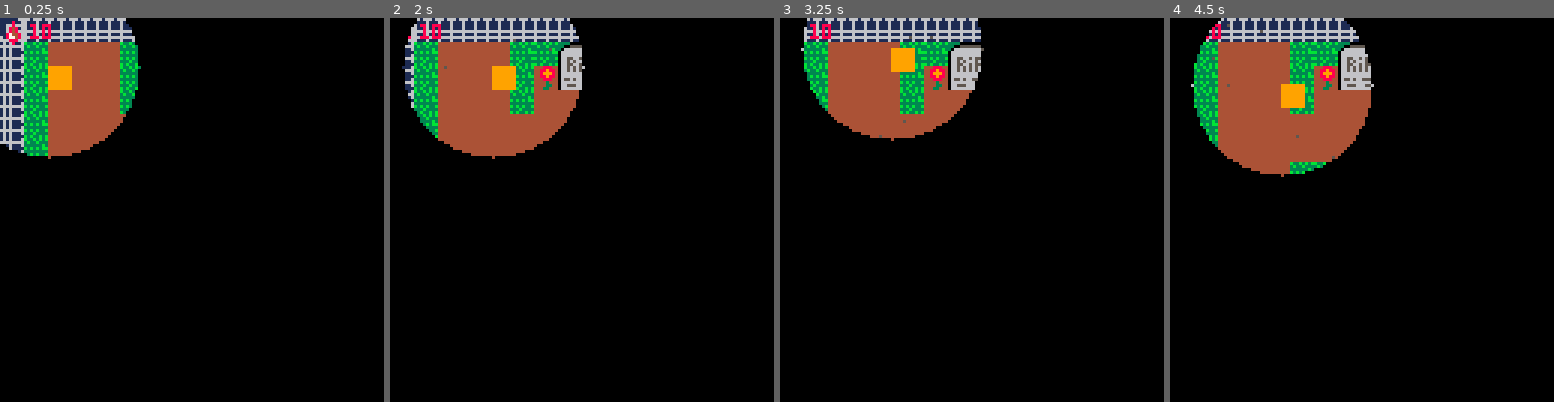
Above: before the commit, frames 1-4 (left to right).
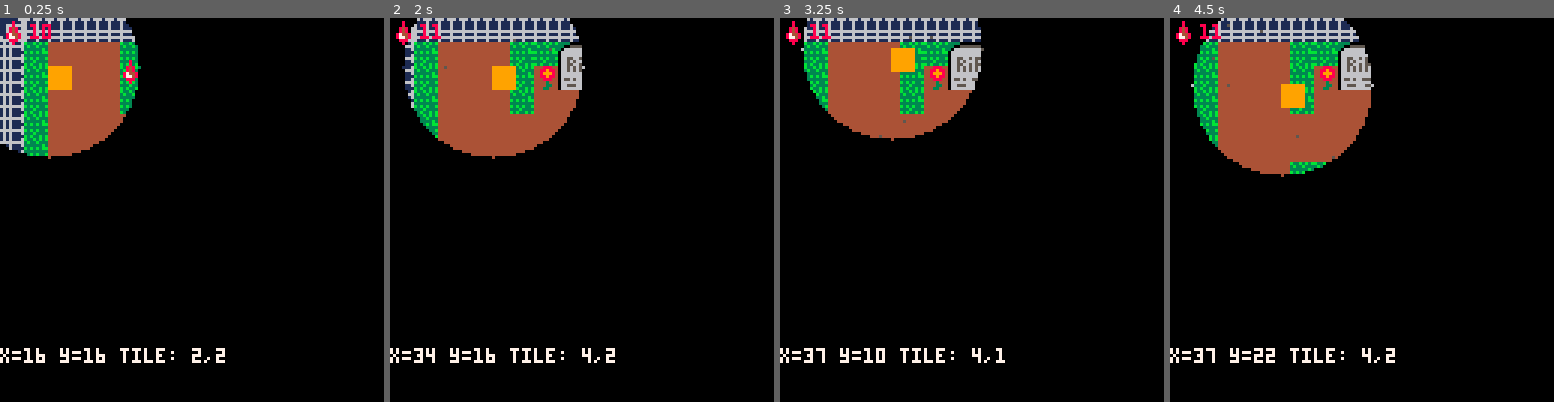
Above: after the commit, the same moments.

Repository: CarlaTabet/BitsAndBytes
Game: PICO-8 cartridge game.p8
Two runs of this game, one before a commit and one after it. Both use one fixed random seed, a clock stepped at 60 frames per second and the inputs below.
Inputs:
- Up to frame 1 (0.25 s): no input
- Up to frame 2 (2 s): hold Right from 1.6 s (still down)
- Up to frame 3 (3.25 s): release Right at 2.1 s; hold Up 2.15-2.42 s; hold Right 2.47-3.03 s; hold Left from 3.08 s (still down)
- Up to frame 4 (4.5 s): release Left at 3.58 s; hold Down 3.63-3.97 s; hold Right from 4.02 s (still down)

The runs differ from the first frame. In frame 1, 0.9% of the frame differs, in the area x 0-59%, y 10-90%; in frame 2, 1.0%; in frame 3, 0.9%; in frame 4, 1.0%, in the area x 0-59%, y 0-90%.

Commit message:
cleaning up blood drop

Diff:
--- a/game.p8
+++ b/game.p8
@@ -49,16 +49,14 @@
 
     blood = 10
 
-    spawn_blood_drop(100, 100)
+    spawn_blood_drop(40, 16)
 end
 
 function _update()
     player_update()
     room_change()
     for drop in all(blood_drops) do
-    -- Animate float
     drop.float_offset = sin(time() + drop.x) * 2
-    -- Check for player overlap
     if not drop.collected and abs(player.x - drop.x) < 8 and abs(player.y - drop.y) < 8 then
         drop.collected = true
         player_collect_blood()
@@ -82,12 +80,6 @@
     map(0,0,0,0,128,64)
     spr(player.sp, player.x, player.y)
 
-    camera()
-    spr(60, 1, 1)
-    print(blood, 10, 2, 8)
-
-    print("x="..player.x.." y="..player.y.." tile: "..flr(player.x/8)..","..flr(player.y/8), 0, 110, 7)
-
     -- draw blood drops
     for drop in all(blood_drops) do
         if not drop.collected then
@@ -101,6 +93,13 @@
         draw_mist()
         draw_darkness()
     end
+
+    camera()
+    spr(60, 1, 1)
+    print(blood, 10, 2, 8)
+
+    print("x="..player.x.." y="..player.y.." tile: "..flr(player.x/8)..","..flr(player.y/8), 0, 110, 7)
+
 end
 
 
